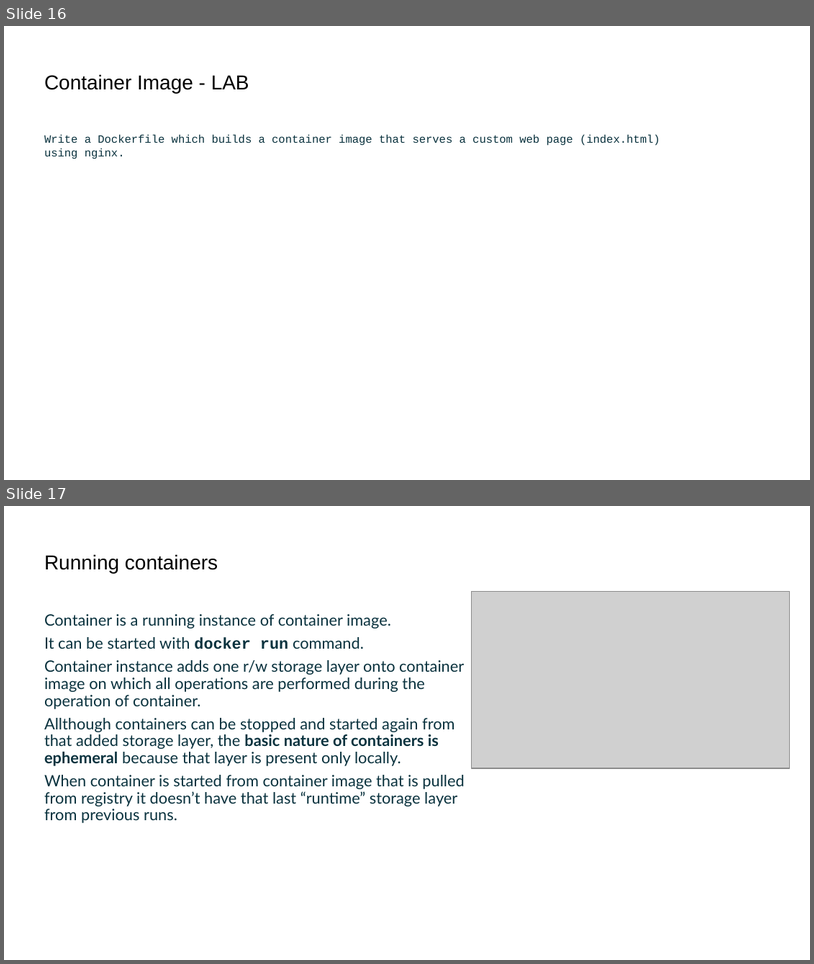
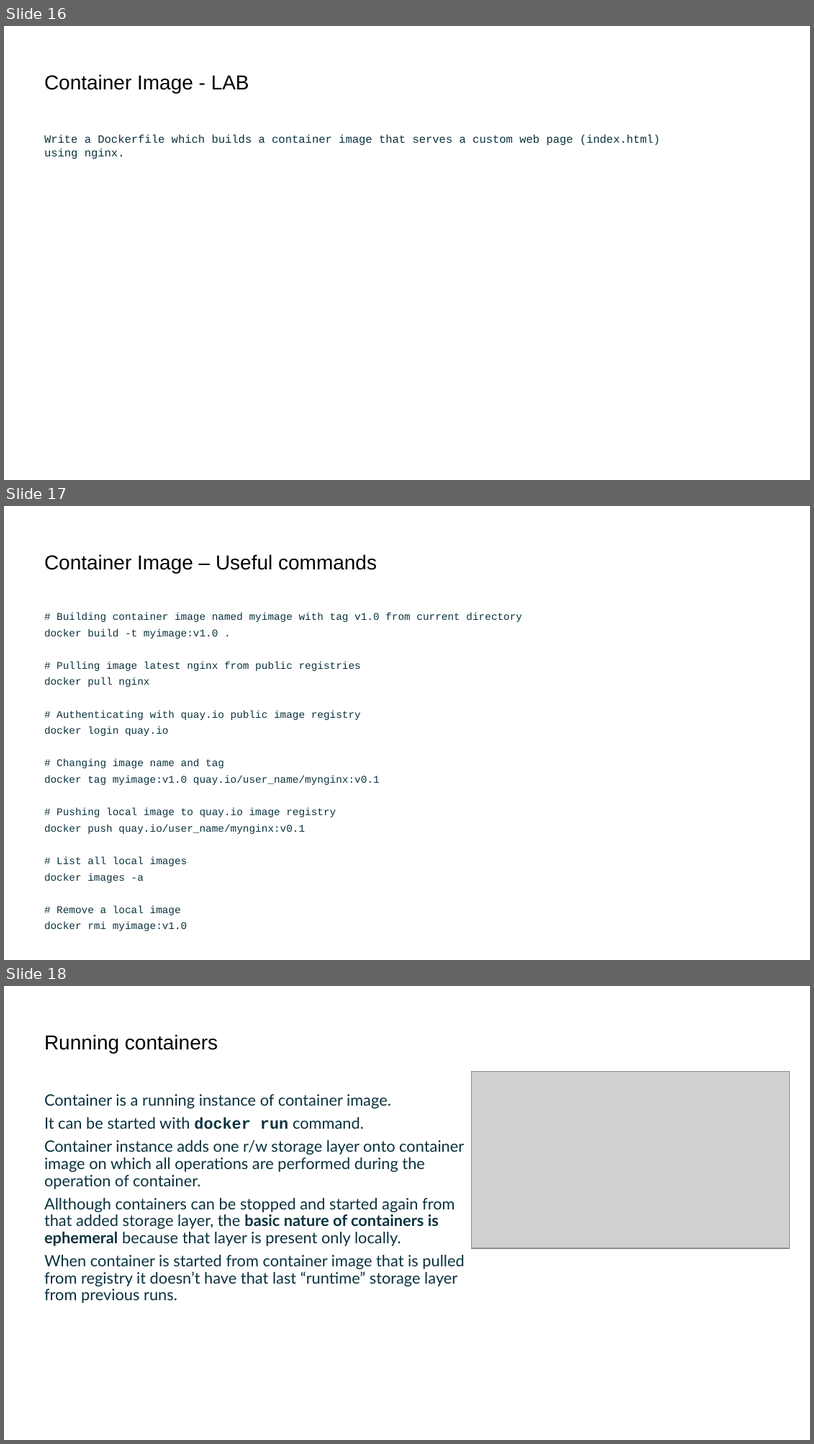
Before and after one commit to true-north-engineering/jobfair, a slide deck: JobFair - DevOps.odp. Shown one above the other, each under a label of ours: slides 16 and 17 before the commit, slides 16, 17 and 18 after it. The pictures are 814x964 and 814x1444 pixels, drawn with LibreOffice and Linux fonts; fonts in the diff are those of the drawing; grey boxes stand for pictures; background and template pictures are left out. Boxes give left, top, right and bottom in pixels: in the first picture for what was removed or moved away, otherwise in the second. Text is boxed around its words. In the diff, an @@ line names an element or a change of style, - is before the commit and + after.

```diff
--- a/JobFair - DevOps.odp
+++ b/JobFair - DevOps.odp
@@ slide 17 added at (4,506,810,960), background #FFFFFF @@
@@ title added at (44,554,377,574), 18 pt, text #000000 @@
+Container Image – Useful commands
@@ text added at (44,613,522,931), 9.2 pt, text #0A323E @@
+# Building container image named myimage with tag v1.0 from current directory
+docker build -t myimage:v1.0 .
+# Pulling image latest nginx from public registries
+docker pull nginx
+# Authenticating with quay.io public image registry
+docker login quay.io
+# Changing image name and tag
+docker tag myimage:v1.0 quay.io/user_name/mynginx:v0.1
+# Pushing local image to quay.io image registry
+docker push quay.io/user_name/mynginx:v0.1
+# List all local images
+docker images -a
+# Remove a local image
+docker rmi myimage:v1.0
@@ what was slide 17 is now slide 18 @@
```
Also in this commit, not shown: 2 other slides added.
